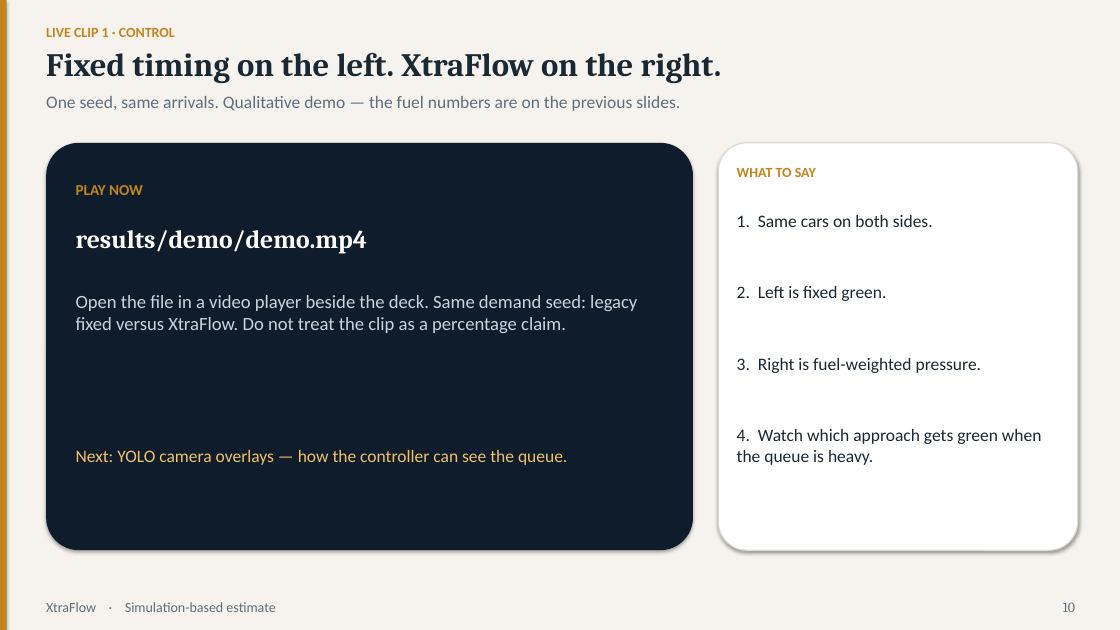
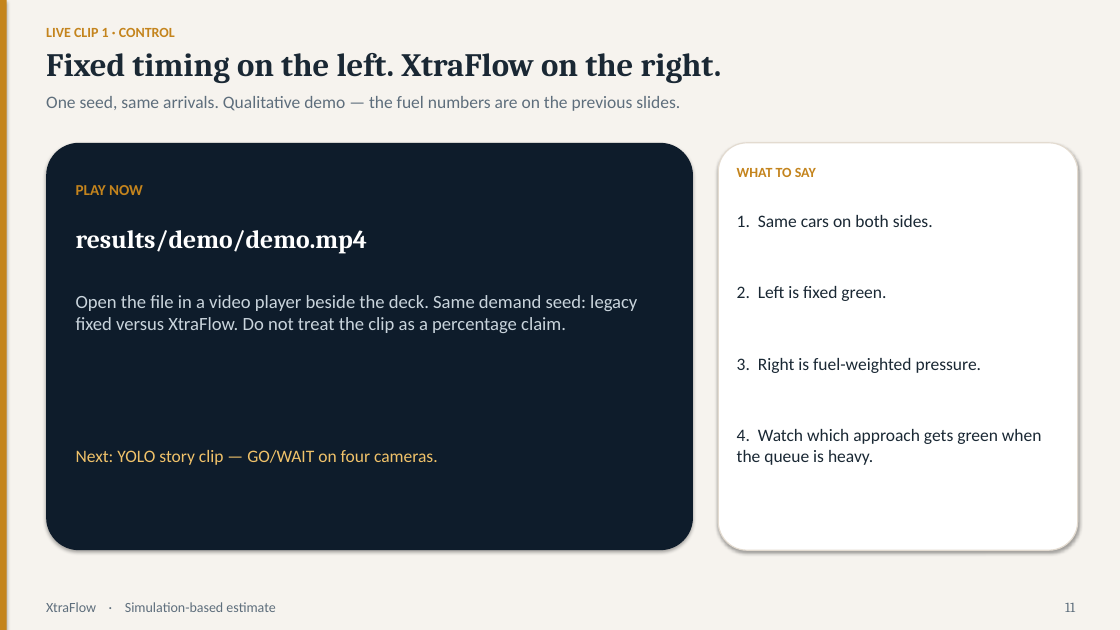
Before and after one commit to couder-04/XtraFlow, a slide deck: slide 11 of results/deck.pptx (slide 10 before the commit). Drawn at 1120x630 pixels with LibreOffice and Linux fonts; fonts in the diff are those of the drawing. Boxes give left, top, right and bottom in pixels: in the first picture for what was removed or moved away, otherwise in the second. Text is boxed around its words. In the diff, an @@ line names an element or a change of style, - is before the commit and + after.

Commit message:
Refresh the deck for the YOLO story demo and talk flow.

```diff
--- a/results/deck.pptx
+++ b/results/deck.pptx
@@ text at <box>76,450,438,465</box>: text changed @@
-Next: YOLO camera overlays — how the controller can see the queue.
+Next: YOLO story clip — GO/WAIT on four cameras.
@@ text at <box>1065,603,1075,612</box>: text changed @@
-10
+11
```
Also in this commit, not shown: 15 other slides changed, 2 slides added, 1 other file.
